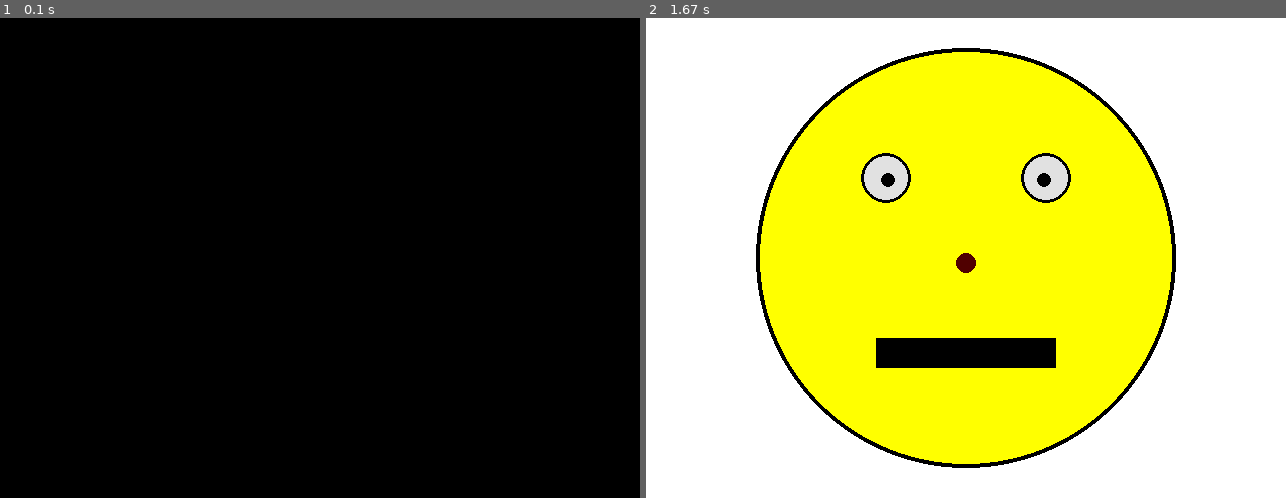
Above: before the commit, frames 1-2 (left to right).
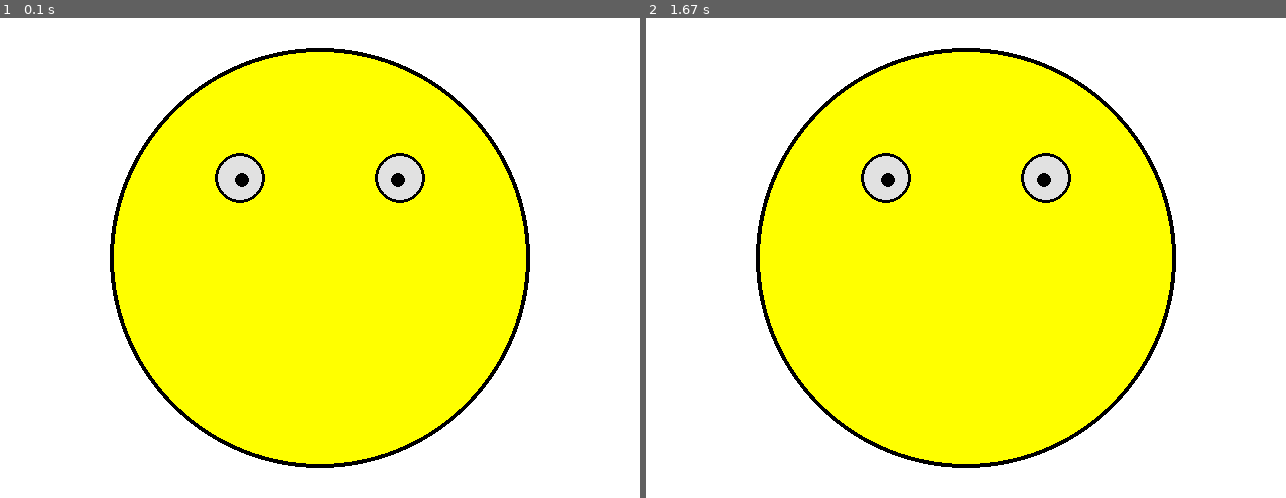
Above: after the commit, the same moments.

Repository: CSSE120StartingCode/PygameAPITutorials
Game: pygame game, started from 00-MovingSmile/MovingSmile.py
Same seed, same stepped clock (60 frames per second), same inputs: the game is played once before the commit and once after it.
Inputs:
- Up to frame 1 (0.1 s): no input
- Up to frame 2 (1.67 s): no input

The runs differ from the first frame. In frame 1, 98% of the frame differs, in the area x 0-100%, y 0-100%; in frame 2, 1.9%.

Commit message:
Removed solution from Moving Smile

Diff:
--- a/00-MovingSmile/MovingSmile.py
+++ b/00-MovingSmile/MovingSmile.py
@@ -7,28 +7,12 @@
     pygame.display.set_caption("Moving Smile")
     screen = pygame.display.set_mode((640, 480))
 
-    eye_x = 0
-    eye_y = 0
-    clock = pygame.time.Clock()
-
     while True:
-        clock.tick(10)
         # TODO 4: Set the clock speed to 60 fps
         for event in pygame.event.get():
             if event.type == pygame.QUIT:
                 sys.exit()
             # TODO 3: Make the eye pupils move with Up, Down, Left, and Right keys
-
-        pressed_keys = pygame.key.get_pressed()
-        if pressed_keys[pygame.K_UP]:
-            eye_y = eye_y - 5
-            #print("Eye Y =", eye_y)
-        if pressed_keys[pygame.K_DOWN]:
-            eye_y = eye_y + 5
-        if pressed_keys[pygame.K_LEFT]:
-            eye_x = eye_x - 5
-        if pressed_keys[pygame.K_RIGHT]:
-            eye_x = eye_x + 5
 
         screen.fill((255, 255, 255))  # white
 
@@ -39,22 +23,19 @@
 
         pygame.draw.circle(screen, (225, 225, 225), (240, 160), 25)  # white eye
         pygame.draw.circle(screen, (0, 0, 0), (240, 160), 25, 3)  # black outline
-        pygame.draw.circle(screen, (0, 0, 0), (242 + eye_x, 162 + eye_y), 7)  # black pupil
+        pygame.draw.circle(screen, (0, 0, 0), (242, 162), 7)  # black pupil
 
         pygame.draw.circle(screen, (225, 225, 225), (400, 160), 25)  # white eye
         pygame.draw.circle(screen, (0, 0, 0), (400, 160), 25, 3)  # black outline
-        pygame.draw.circle(screen, (0, 0, 0), (398 + eye_x, 162 + eye_y), 7)  # black pupil
+        pygame.draw.circle(screen, (0, 0, 0), (398, 162), 7)  # black pupil
 
-        # DOne 1: Draw a nose
+        # TODO 1: Draw a nose
         # Suggestion: color (80,0,0) location (320,245), radius 10
         # API --> pygame.draw.circle(screen, (r,g,b), (x, y), radius, thickness)
-        pygame.draw.circle(screen, (80, 0, 0), (320, 245), 10)
 
-        # DOne 2: Draw a mouth
+        # TODO 2: Draw a mouth
         # Suggestion: color (0,0,0), x 230, y 320, width 180, height 30
         # API --> pygame.draw.rect(screen, (r,g,b), (x, y, width, height), thickness)
-
-        pygame.draw.rect(screen, (0, 0, 0), (230, 320, 180, 30))
 
         pygame.display.update()
 
